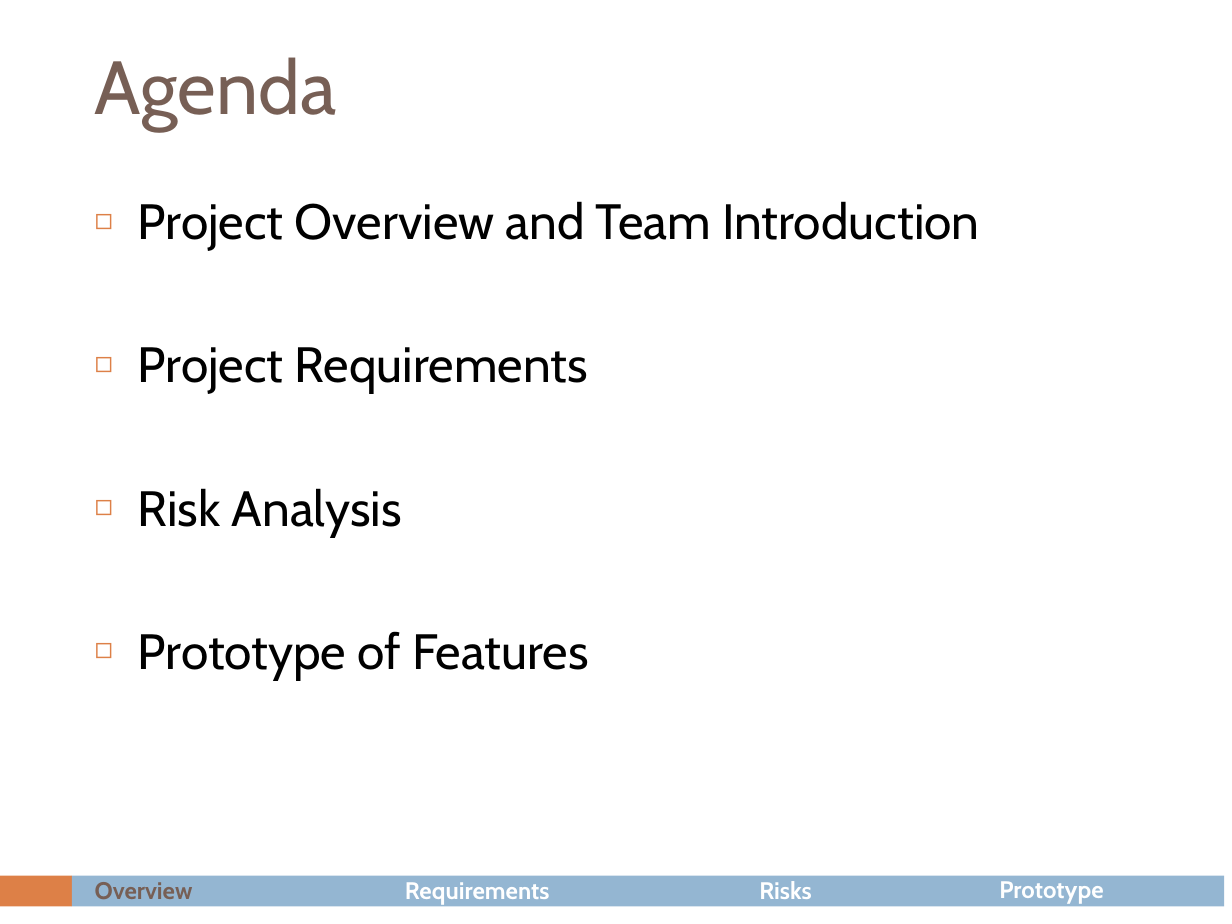
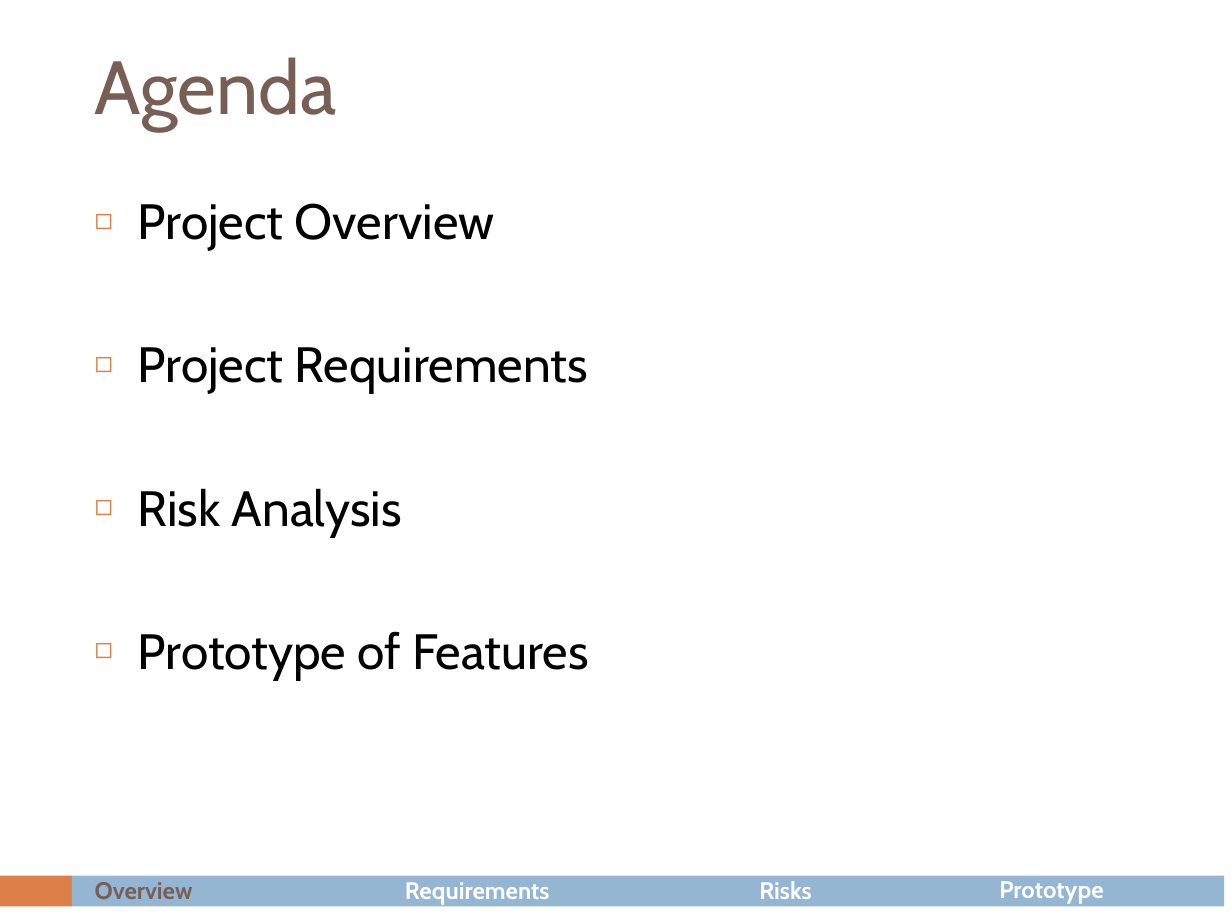
Before and after one commit to nakulj/cs477, a slide deck: slide 3 of FINAL PRESENTATION.pptx (slide 2 before the commit). Drawn at 1232x924 pixels with LibreOffice and Linux fonts; fonts in the diff are those of the drawing. Boxes give left, top, right and bottom in pixels: in the first picture for what was removed or moved away, otherwise in the second. Text is boxed around its words. In the diff, an @@ line names an element or a change of style, - is before the commit and + after.

```diff
--- a/FINAL PRESENTATION.pptx
+++ b/FINAL PRESENTATION.pptx
@@ text at (x1=138, y1=203, x2=495, y2=250): text changed @@
-◻ Project Overview and Team Introduction
+◻ Project Overview
```
Also in this commit, not shown: 2 other slides changed, 5 other files.
